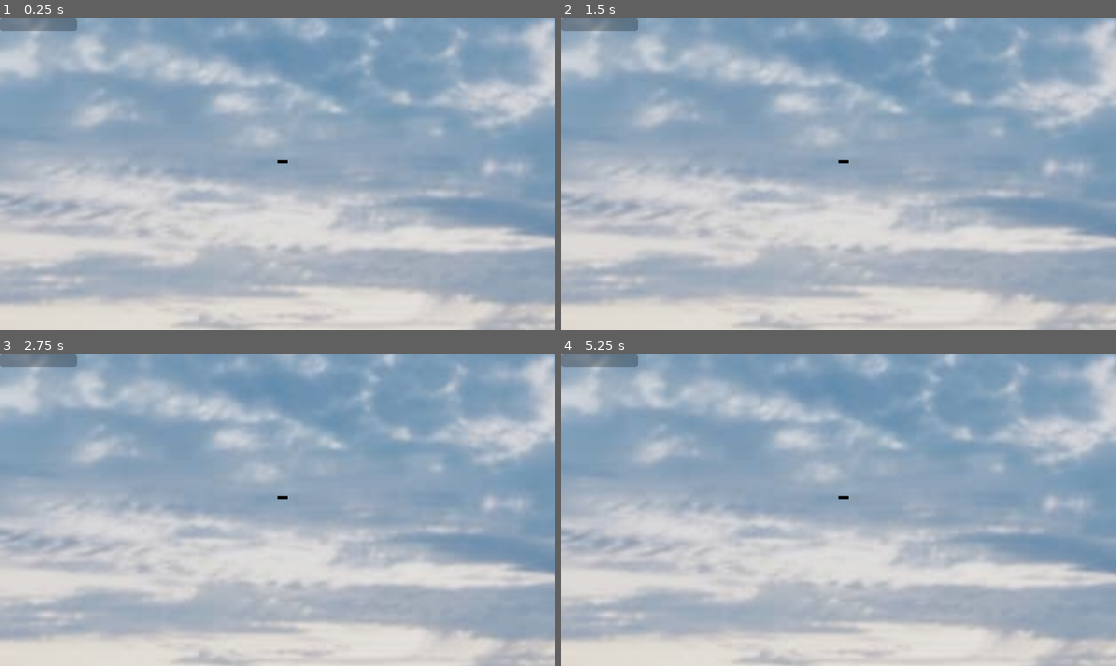
Above: before the commit, frames 1-4 (two rows, left to right).
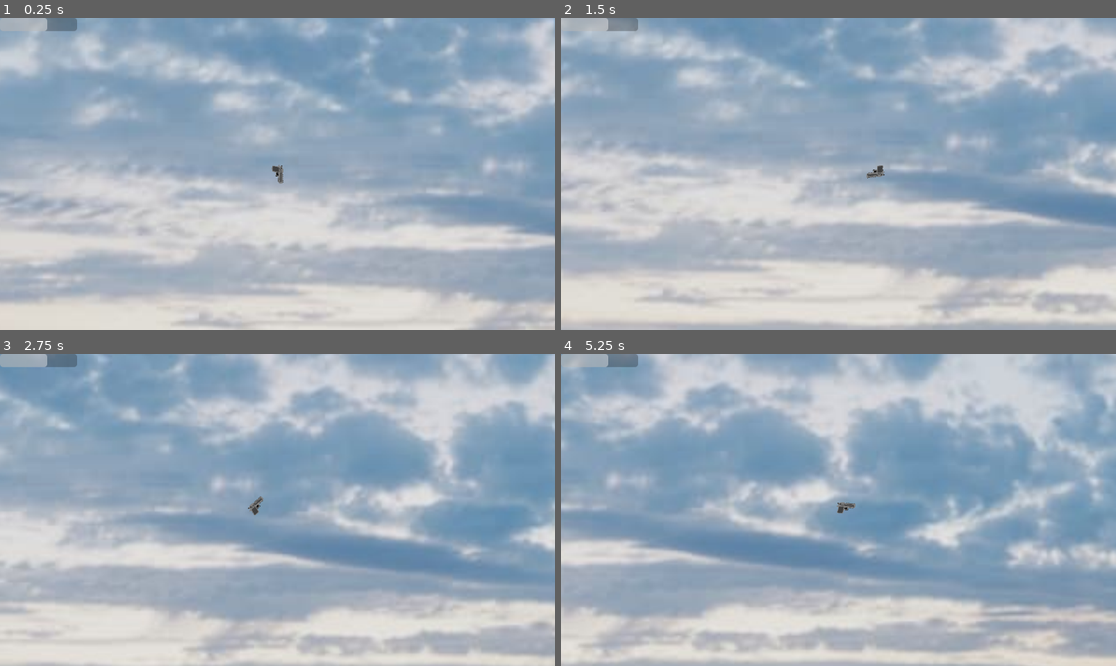
Above: after the commit, the same moments.

Repository: thatshawt/Brackey-gamejam-2024
Game: Godot game, scene res://scenes/boat_scene/boat_scene.tscn
Same seed, same stepped clock (60 frames per second), same inputs: the game is played once before the commit and once after it. The project has no main scene, so this scene is started directly.
Inputs (mouse positions are in pixels of both pictures, inside the frame that each line leads up to):
- Up to frame 1 (0.25 s): no input
- Up to frame 2 (1.5 s): move the mouse to (960, 158) at 0.52 s; press the mouse at (960, 158) at 0.53 s; hold D (MoveRight) from 0.53 s (still down); tap Space (Jump) at 0.77 s; move the mouse to (727, 189) at 1.27 s; release the mouse at (727, 189) at 1.28 s; tap W (Climb) at 1.35 s
- Up to frame 3 (2.75 s): tap Space (Jump) at 1.52 s; move the mouse to (333, 441) at 2.02 s; release D (MoveRight) at 2.03 s; press the mouse at (333, 441) at 2.03 s; hold A (MoveLeft) from 2.03 s (still down)
- Up to frame 4 (5.25 s): move the mouse to (810, 572) at 2.77 s; release A (MoveLeft) at 2.78 s; release the mouse at (810, 572) at 2.78 s; hold D (MoveRight) 2.78-4.28 s; tap W (Climb) at 2.85, 4.35 s; tap Space (Jump) at 3.02, 3.77, 4.52 s; move the mouse to (1005, 556) at 3.52 s; press the mouse at (1005, 556) at 3.53 s; move the mouse to (672, 463) at 4.27 s; release the mouse at (672, 463) at 4.28 s; hold A (MoveLeft) 4.28-5.03 s; move the mouse to (866, 510) at 5.02 s; press the mouse at (866, 510) at 5.03 s; hold D (MoveRight) from 5.03 s (still down)

The runs differ from the first frame. In frame 1, 0.5% of the frame differs, in the area x 0-100%, y 0-75%; in frame 2, 44%; in frame 3, 54%; in frame 4, 61%, in the area x 0-100%, y 0-100%.
Error before the commit: Invalid access to property or key 'GameState' on a base object of type 'Nil'. (res://scripts_maybe/GlobalScript.gd:41)

Commit message:
bug fix temp

Diff:
--- a/scenes/player/Player.gd
+++ b/scenes/player/Player.gd
@@ -217,7 +217,8 @@
 		queue_free()
 
 func _attack():
-	Weapon.shoot()
+	pass
+	#Weapon.shoot()
 
 
 	attacking = true
--- a/scripts_maybe/GlobalScript.gd
+++ b/scripts_maybe/GlobalScript.gd
@@ -38,6 +38,7 @@
 	func weapon_change():
 		pass
 
+@onready
 var game_state = GlobalScript.GameState.new()
 
 func _ready():
--- a/scripts_maybe/SignalBus.gd
+++ b/scripts_maybe/SignalBus.gd
@@ -4,7 +4,7 @@
 
 signal game_lose()
 
-signal weapon_change()
+signal weapon_change(the_weapon: Weapon.weapons)
 
 signal spawn_sniper()
 signal spawn_mine()
Not shown, added: scenes/boat_scene/boa25DF.tmp
Not shown, added: scenes/boat_scene/boa37D0.tmp
